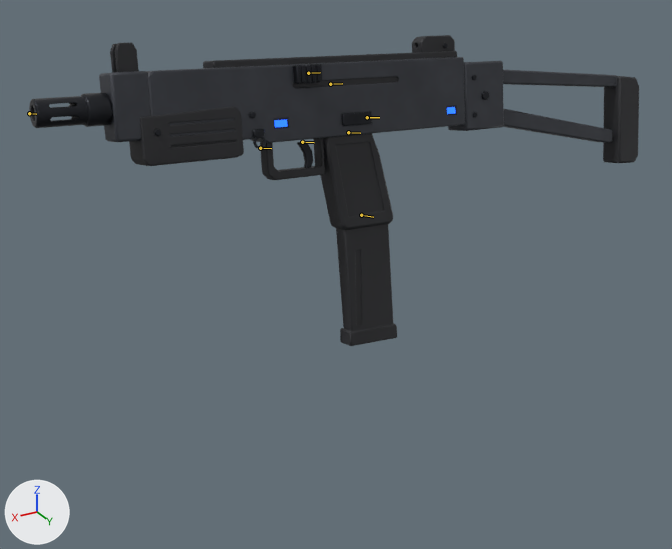
Two versions of the Blender file art-source/weapons/Stinger.blend, one commit apart.
Both versions are drawn from a 50 mm camera at (1.68, 2.92, 1.09) aimed at (0.04, -0.03, -0.41). The axes (+X, +Y, +Z) are drawn at lower left. The lights are the same throughout. The first picture is the older version. Both versions are drawn at frame 15 of the action 'Stinger_Reload'; the numbers are the values there. The bones that bend it are drawn over the model as lines.

Objects in the first picture: 'Stinger_Barrel', 'Stinger_CharmLoop', 'Stinger_Grip', 'Stinger_Handguard', 'Stinger_Mag', 'Stinger_Neon', 'Stinger_Receiver', 'Stinger_Sights', 'Stinger_Stock' and 4 more.
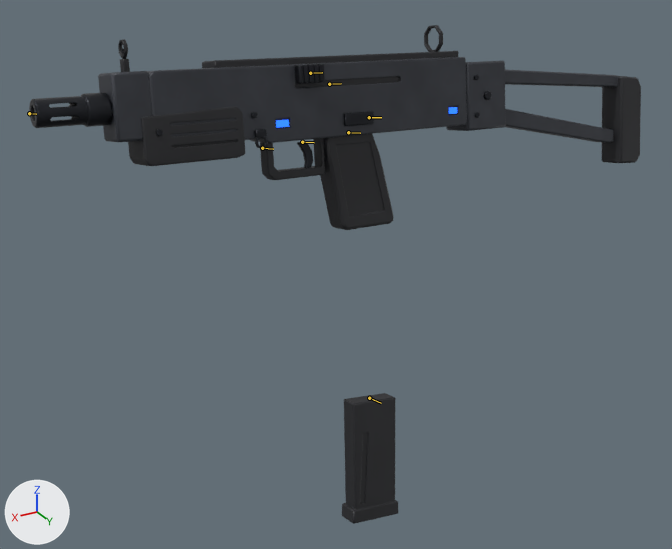
What differs and where, as boxes (x1, y1, x2, y2) in the pictures (672 x 549 px):
'Stinger_Receiver', posed: before (99, 51, 465, 145); after (98, 51, 467, 146)
'Stinger_Mag', posed: before (336, 224, 397, 346); after (342, 393, 398, 524)
'Stinger_Stock', posed: before (448, 61, 639, 163); after (446, 61, 641, 163)
'Stinger_Grip', posed: before (260, 133, 393, 230); after (260, 134, 394, 230)
'Stinger_Handguard', posed: before (129, 106, 244, 166); after (128, 106, 245, 166)
'Stinger_Sights', posed (26% taller): before (110, 35, 455, 72); after (118, 25, 443, 72)
'Stinger_CharmLoop', posed (7% wider): before (253, 129, 266, 149); after (254, 129, 268, 149)
'Stinger_Neon', posed: before (274, 107, 455, 128); after (276, 107, 457, 128)
bone 'Mag', root to tip: before (361, 215) to (373, 217); after (369, 398) to (381, 403)

Patch to the scene script:
```diff
--- a/art-source/weapons/Stinger.blend.py
+++ b/art-source/weapons/Stinger.blend.py
@@ bone_mag @@
 bone_mag = bpy.data.objects['Stinger_Rig'].pose.bones['Mag']  # child of 'Root'
-bone_mag.location = (0.008, 0.0, -0.073)
-bone_mag.rotation_euler = (0.0, -0.0349, 0.0)  # degrees (0, -2, 0)
+bone_mag.location = (0.009, 0.0, -0.805)
+bone_mag.rotation_euler = (0.0, -0.105, 0.0)  # degrees (0, -6, 0)
```
